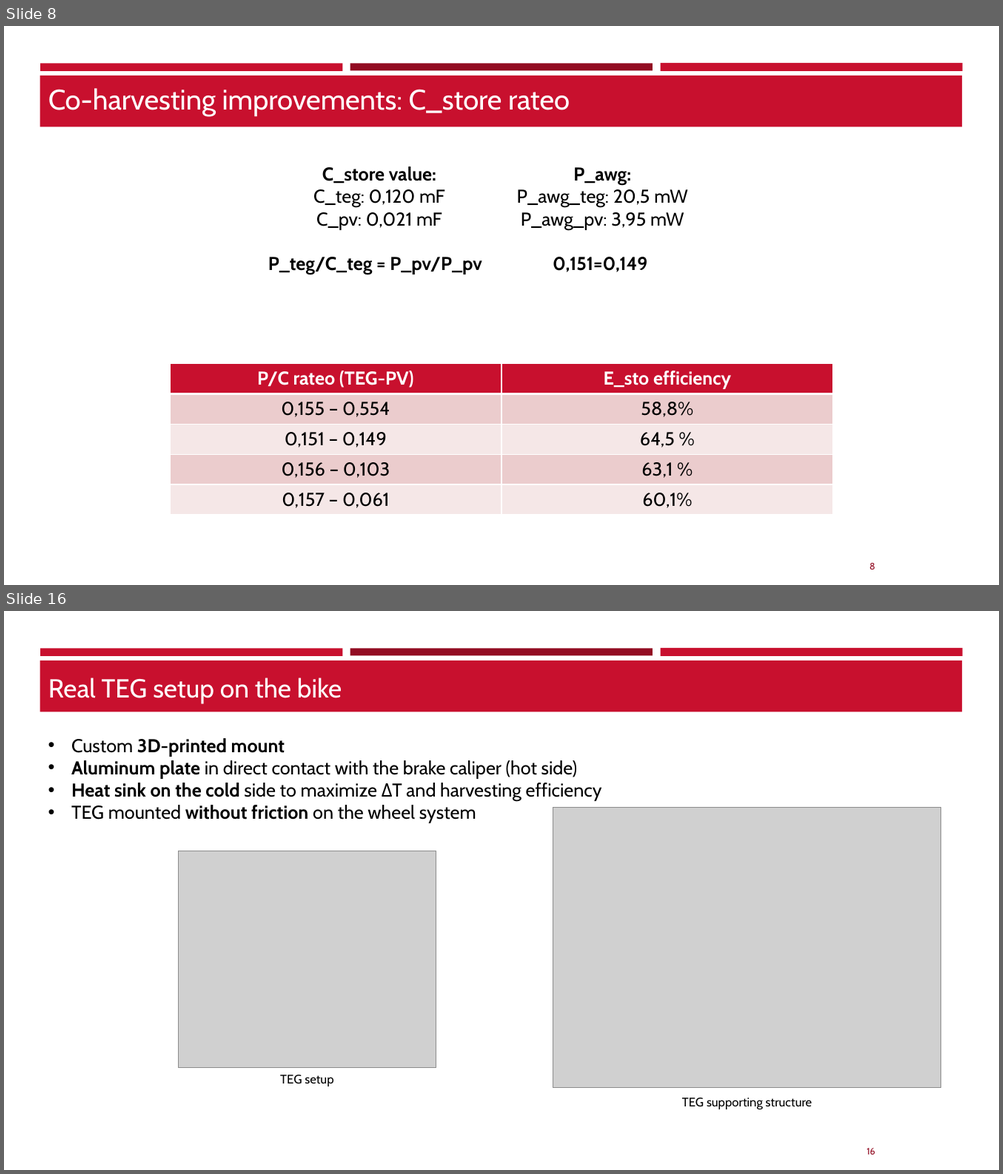
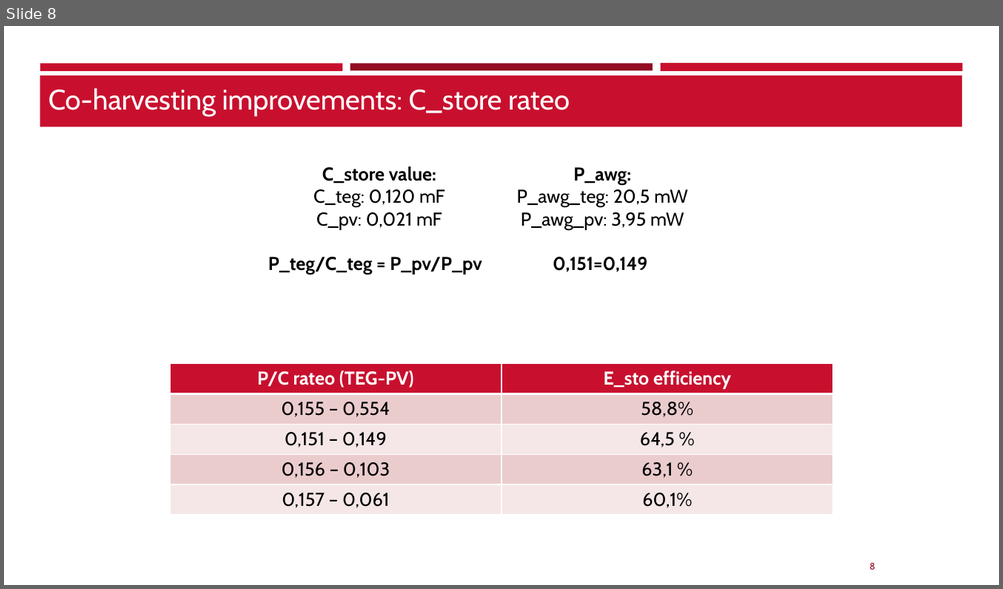
Before and after one commit to TheBepps/RideSyncEmbedded, a slide deck: Presentation/Final_results.pptx. Shown one above the other, each under a label of ours: slides 8 and 16 before the commit, slide 8 after it; the slides between them are not shown. The pictures are 1003x1174 and 1003x589 pixels, drawn with LibreOffice and Linux fonts; fonts in the diff are those of the drawing; grey boxes stand for pictures; background and template pictures are left out. Boxes give left, top, right and bottom in pixels: in the first picture for what was removed or moved away, otherwise in the second. Text is boxed around its words. In the diff, an @@ line names an element or a change of style, - is before the commit and + after.

```diff
--- a/Presentation/Final_results.pptx
+++ b/Presentation/Final_results.pptx
@@ slide 16 removed at [4,611,999,1170], background #FFFFFF; not listed: 5 template elements that a slide beside it also shows @@
@@ title removed at [48,678,341,703] @@
-Real TEG setup on the bike
@@ text removed at [71,738,602,823] @@
-• Custom 3D-printed mount
-• Aluminum plate in direct contact with the brake caliper (hot side)
-• Heat sink on the cold side to maximize ΔT and harvesting efficiency
-• TEG mounted without friction on the wheel system
@@ picture removed at [553,807,941,1088] @@
@@ picture removed at [179,851,436,1068] @@
@@ text removed at [280,1075,333,1087] @@
-TEG setup
@@ text removed at [682,1098,812,1111] @@
-TEG supporting structure
```
Also in this commit, not shown: 2 slides changed, 2 slides added, 13 other slides removed, 7 other files.
